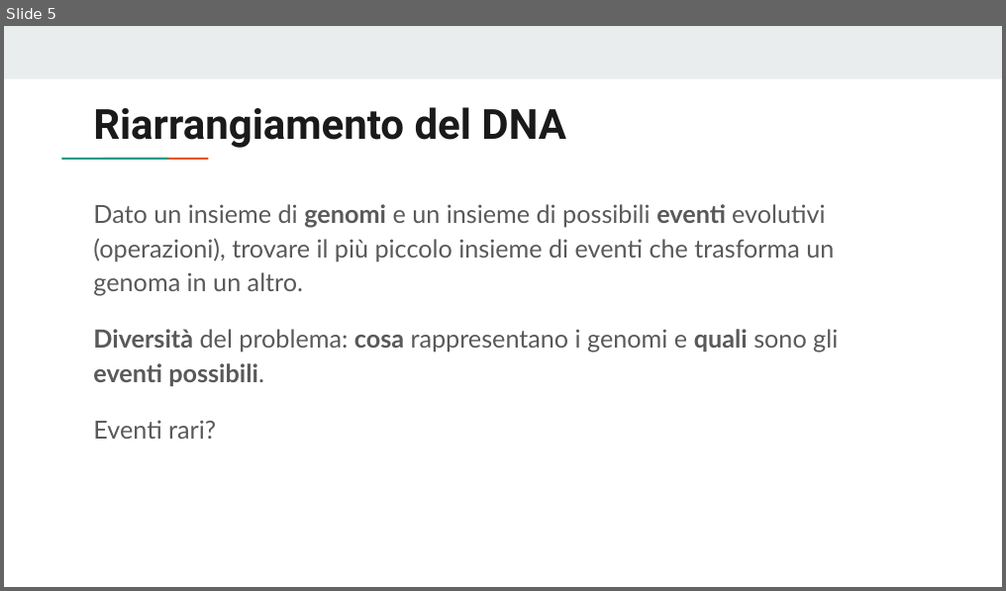
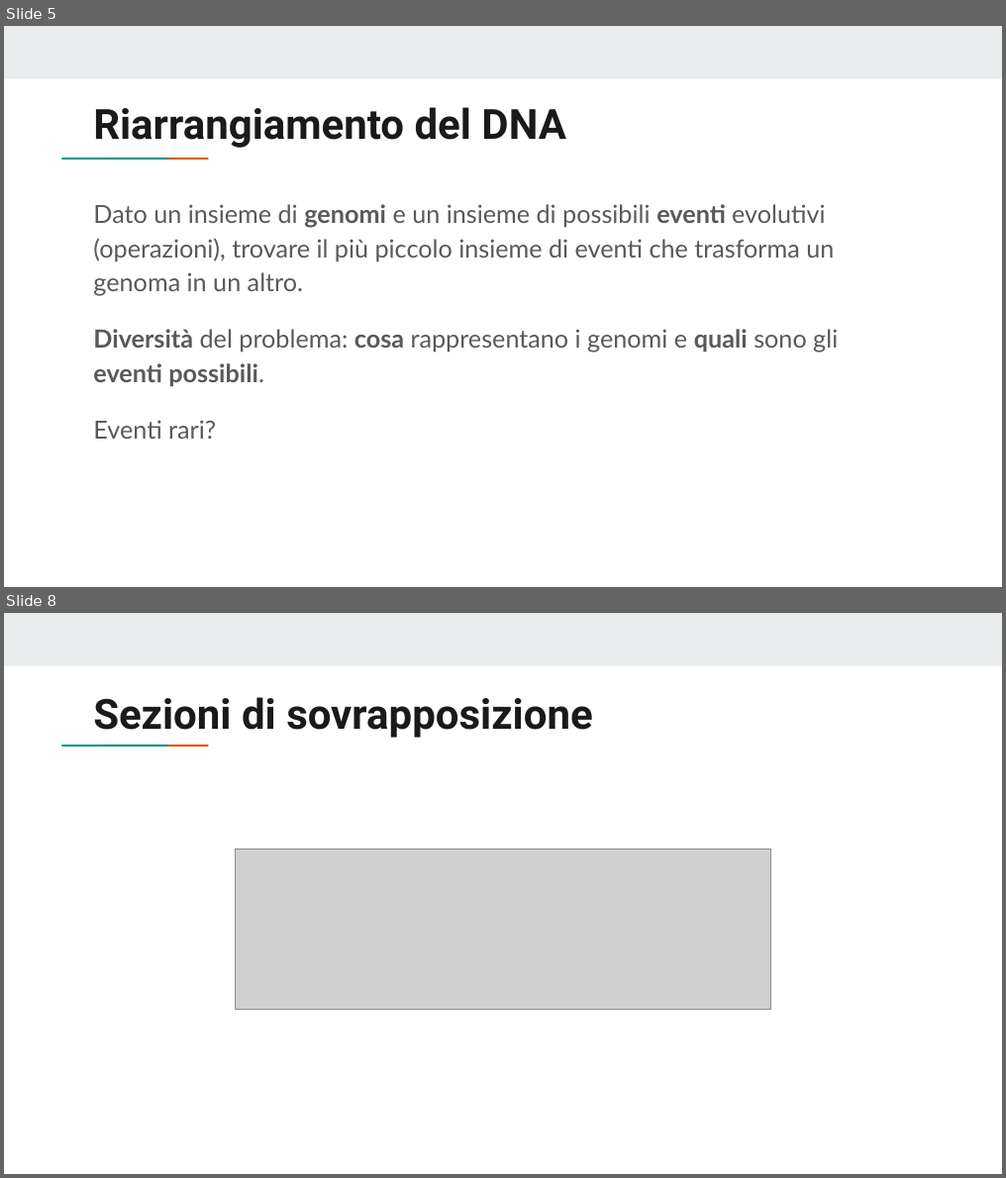
Before and after one commit to avivace/dna-recombination, a slide deck: thesis/slides/slides.pptx. Shown one above the other, each under a label of ours: slide 5 before the commit, slides 5 and 8 after it; the slides between them are not shown. The pictures are 1006x591 and 1006x1178 pixels, drawn with LibreOffice and Linux fonts; fonts in the diff are those of the drawing; grey boxes stand for pictures. Boxes give left, top, right and bottom in pixels: in the first picture for what was removed or moved away, otherwise in the second. Text is boxed around its words. In the diff, an @@ line names an element or a change of style, - is before the commit and + after.

```diff
--- a/thesis/slides/slides.pptx
+++ b/thesis/slides/slides.pptx
@@ slide 8 added at <box>4,613,1002,1174</box>, background #FFFFFF; not listed: 3 template elements that a slide beside it also shows @@
@@ title added at <box>93,697,592,738</box>, 30 pt, text #1A1A1A, bold @@
+Sezioni di sovrapposizione
@@ picture added at <box>236,850,770,1009</box> @@
```
Also in this commit, not shown: 4 slides changed, 3 other slides added, 3 slides removed, 1 other file.
